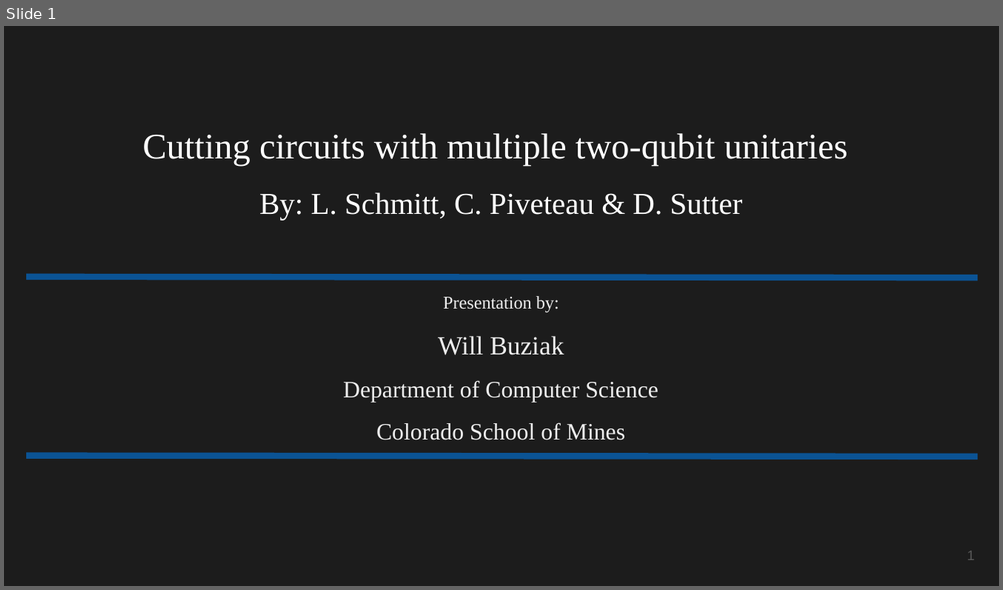
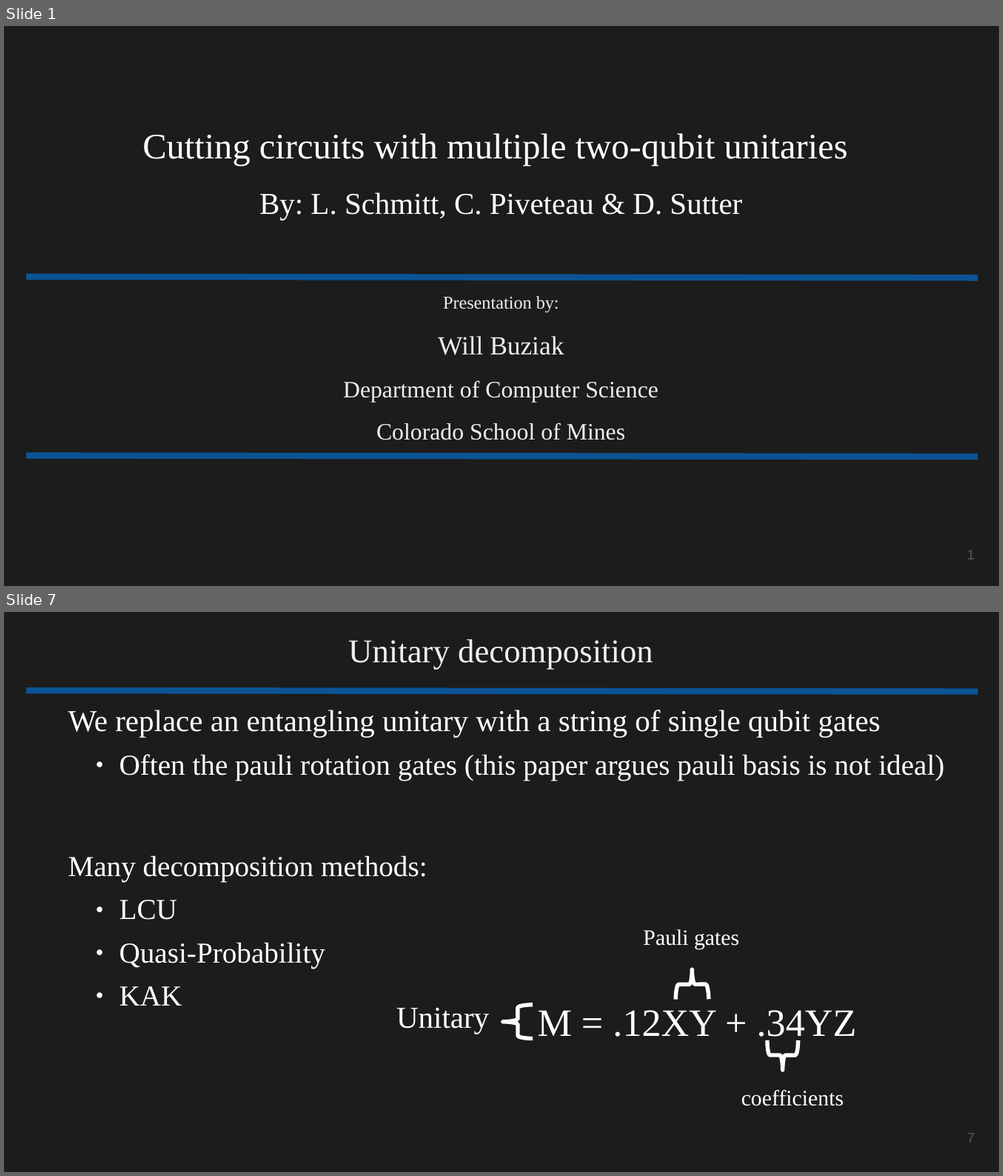
Before and after one commit to wbuziak/grad-research, a slide deck: resources/presentations/Cutting_circuits_with_multiple_two_qubit_unitaries.pptx. Shown one above the other, each under a label of ours: slide 1 before the commit, slides 1 and 7 after it; the slides between them are not shown. The pictures are 1003x590 and 1003x1176 pixels, drawn with LibreOffice and Linux fonts; fonts in the diff are those of the drawing. Boxes give left, top, right and bottom in pixels: in the first picture for what was removed or moved away, otherwise in the second. Text is boxed around its words. In the diff, an @@ line names an element or a change of style, - is before the commit and + after.

```diff
--- a/resources/presentations/Cutting_circuits_with_multiple_two_qubit_unitaries.pptx
+++ b/resources/presentations/Cutting_circuits_with_multiple_two_qubit_unitaries.pptx
@@ slide 7 added at (x1=4, y1=612, x2=999, y2=1172), background #1C1C1C @@
@@ title added at (x1=348, y1=639, x2=653, y2=670), 24 pt, text #EEEEEE @@
+Unitary decomposition
@@ line added from (26, 690) to (978, 692), #0B5394 4.51 pt @@
@@ text added at (x1=68, y1=710, x2=944, y2=1006), 21 pt, text #FFFFFF @@
+We replace an entangling unitary with a string of single qubit gates
+    ● Often the pauli rotation gates (this paper argues pauli basis is not ideal)
+Many decomposition methods:
+    ● LCU
+    ● Quasi-Probability
+    ● KAK
@@ text added at (x1=643, y1=929, x2=739, y2=949), 16 pt, text #FFFFFF @@
+Pauli gates
@@ freeform shape added at (x1=676, y1=969, x2=708, y2=1000), outline #FFFFFF 2.89 pt @@
@@ text added at (x1=396, y1=1008, x2=489, y2=1034), 22 pt, text #FFFFFF @@
+Unitary
@@ freeform shape added at (x1=502, y1=1005, x2=532, y2=1039), outline #FFFFFF 2.89 pt @@
@@ text added at (x1=538, y1=1010, x2=856, y2=1044), 28 pt, text #FFFFFF @@
+M = .12XY + .34YZ
@@ freeform shape added at (x1=767, y1=1040, x2=798, y2=1070), outline #FFFFFF 2.89 pt @@
@@ text added at (x1=741, y1=1090, x2=843, y2=1106), 16 pt, text #FFFFFF @@
+coefficients
@@ page number added at (x1=967, y1=1133, x2=974, y2=1143), 10 pt, text #595959 @@
+7
```
Also in this commit, not shown: 3 slides changed, 7 other slides added, 4 slides removed.
